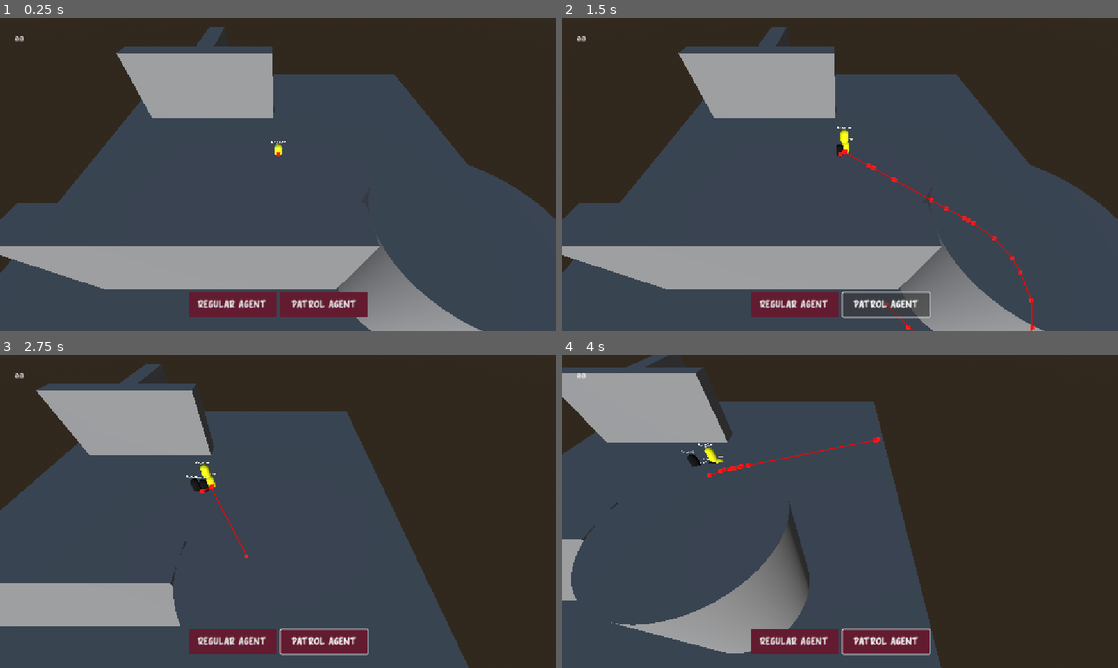
Above: before the commit, frames 1-4 (two rows, left to right).
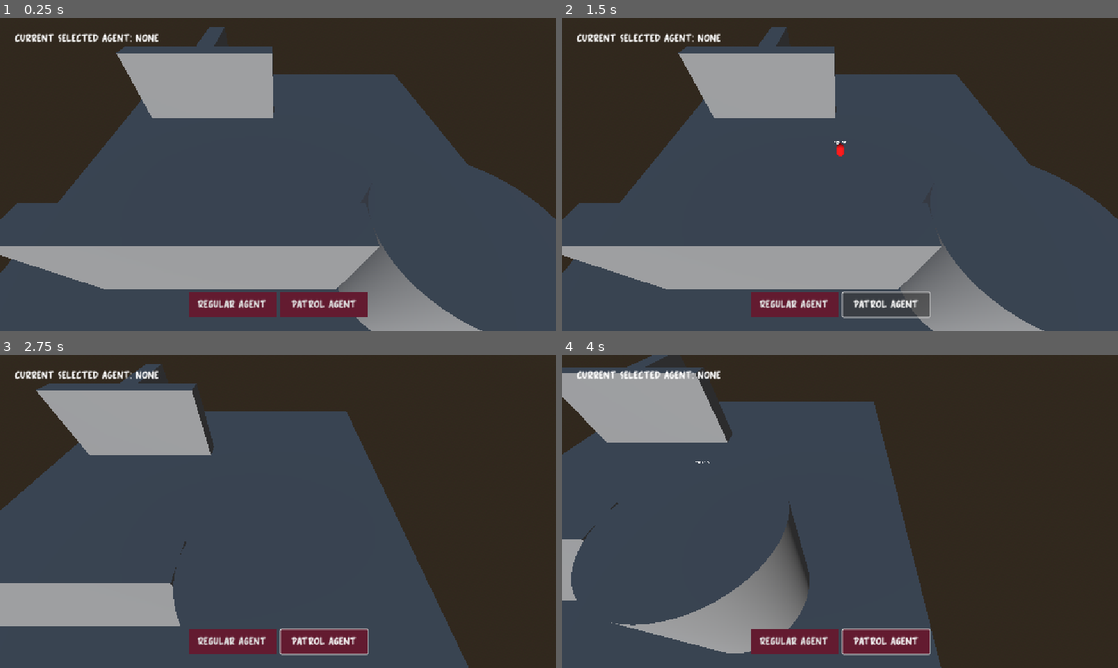
Above: after the commit, the same moments.

Repository: junyi-xie/game-dev-minor
Game: Godot game, scene res://levels/level.tscn
Same seed, same stepped clock (60 frames per second), same inputs: the game is played once before the commit and once after it.
Inputs (mouse positions are in pixels of both pictures, inside the frame that each line leads up to):
- Up to frame 1 (0.25 s): no input
- Up to frame 2 (1.5 s): click "Regular Agent" at 0.5 s; click "Patrol Agent" at 1.25 s
- Up to frame 3 (2.75 s): tap Enter at 2 s; move the mouse to (400, 495) at 2.02 s; hold D from 2.03 s (still down); click (400, 495) at 2.1 s
- Up to frame 4 (4 s): release D at 2.75 s; drag from (728, 527) to (812, 574) at 2.77 s; tap Space at 3.5 s; move the mouse to (895, 442) at 3.52 s; hold D from 3.53 s (still down); tap Q at 3.6 s; click (895, 442) at 3.8 s

The runs differ from the first frame. In frame 1, 0.5% of the frame differs, in the area x 2-52%, y 4-45%; in frame 2, 0.9%, in the area x 2-85%, y 4-100%; in frame 3, 0.8%; in frame 4, 0.8%.

Commit message:
regular agent

Diff:
--- a/making-my-way-downtown/ai/agent.gd
+++ b/making-my-way-downtown/ai/agent.gd
@@ -4,7 +4,8 @@
 @export var speed: int = 10
 @export var acceleration: int = 15
 
-@onready var nav_agent: NavigationAgent3D = $NavigationAgent3D
+@onready var nav_agent: NavigationAgent3D = %NavigationAgent3D
+@onready var label: Label = %Label
 
 
 func _physics_process(_delta: float) -> void:
--- a/making-my-way-downtown/ai/agent.tscn
+++ b/making-my-way-downtown/ai/agent.tscn
@@ -16,11 +16,13 @@
 [node name="CollisionShape3D" type="CollisionShape3D" parent="."]
 
 [node name="NavigationAgent3D" type="NavigationAgent3D" parent="."]
+unique_name_in_owner = true
 
 [node name="SubViewport" type="SubViewport" parent="."]
 transparent_bg = true
 
 [node name="Label" type="Label" parent="SubViewport"]
+unique_name_in_owner = true
 anchors_preset = 5
 anchor_left = 0.5
 anchor_right = 0.5
--- /dev/null
+++ b/making-my-way-downtown/ai/agent/patrol/patrol.gd
@@ -0,0 +1 @@
+extends Agent
--- a/making-my-way-downtown/ai/agent/regular/regular.gd
+++ b/making-my-way-downtown/ai/agent/regular/regular.gd
@@ -15,5 +15,5 @@
 	super._physics_process(delta)
 
 
-func move_agent_to(position: Vector3) -> void:
-	next_position = position
+func move_agent_to(target_position: Vector3) -> void:
+	next_position = target_position
--- a/making-my-way-downtown/ai/agent/regular/regular.tscn
+++ b/making-my-way-downtown/ai/agent/regular/regular.tscn
@@ -4,7 +4,7 @@
 [ext_resource type="Script" uid="uid://ovcm0y34gl1y" path="res://ai/agent/regular/regular.gd" id="2_1tsbc"]
 
 [sub_resource type="StandardMaterial3D" id="StandardMaterial3D_1tsbc"]
-albedo_color = Color(1, 1, 0, 1)
+albedo_color = Color(1, 0, 0, 1)
 
 [sub_resource type="CapsuleMesh" id="CapsuleMesh_1tlj1"]
 material = SubResource("StandardMaterial3D_1tsbc")
--- a/making-my-way-downtown/levels/level.tscn
+++ b/making-my-way-downtown/levels/level.tscn
@@ -1,7 +1,6 @@
-[gd_scene load_steps=18 format=3 uid="uid://bhkss8dem8cvk"]
+[gd_scene load_steps=17 format=3 uid="uid://bhkss8dem8cvk"]
 
 [ext_resource type="Script" uid="uid://dvpaxxajo5ofh" path="res://utilities/camera/camera.gd" id="1_80vhd"]
-[ext_resource type="PackedScene" uid="uid://d0gan53aegwcm" path="res://ai/agent/regular/regular.tscn" id="3_5mrsh"]
 [ext_resource type="PackedScene" uid="uid://dtvjbc418tbdo" path="res://ui/ui.tscn" id="3_cwqvt"]
 
 [sub_resource type="ProceduralSkyMaterial" id="ProceduralSkyMaterial_umreq"]
@@ -63,10 +62,9 @@
 [node name="DirectionalLight3D" type="DirectionalLight3D" parent="."]
 transform = Transform3D(1, 0, 0, 0, 1, 0, 0, 0, 1, 0, 50, 0)
 
-[node name="Camera3D" type="Camera3D" parent="." node_paths=PackedStringArray("agent")]
+[node name="Camera3D" type="Camera3D" parent="."]
 transform = Transform3D(1, 0, 0, 0, 0.642787, 0.766044, 0, -0.766044, 0.642787, 0, 40, 40)
 script = ExtResource("1_80vhd")
-agent = NodePath("../Regular")
 
 [node name="RayCast3D" type="RayCast3D" parent="Camera3D"]
 
@@ -122,7 +120,4 @@
 [node name="CollisionShape3D" type="CollisionShape3D" parent="NavigationRegion3D/MeshInstance3D5/StaticBody3D"]
 shape = SubResource("BoxShape3D_5mrsh")
 
-[node name="Regular" parent="." instance=ExtResource("3_5mrsh")]
-transform = Transform3D(1, 0, 0, 0, 1, 0, 0, 0, 1, 0, 4, 0)
-
 [node name="UI" parent="." instance=ExtResource("3_cwqvt")]
--- a/making-my-way-downtown/project.godot
+++ b/making-my-way-downtown/project.godot
@@ -10,10 +10,14 @@
 
 [application]
 
-config/name="making-my-way-downtown"
+config/name="Making my way downtown"
 run/main_scene="uid://bhkss8dem8cvk"
 config/features=PackedStringArray("4.4", "Forward Plus")
 config/icon="res://icon.svg"
+
+[autoload]
+
+GameManager="*res://utilities/autoload/game_manager.gd"
 
 [display]
 
--- a/making-my-way-downtown/ui/ui.gd
+++ b/making-my-way-downtown/ui/ui.gd
@@ -3,12 +3,35 @@
 const REGULAR_AGENT_SCENE: PackedScene = preload("uid://d0gan53aegwcm")
 const PATROL_AGENT_SCENE: PackedScene = preload("uid://buku4pgku1xip")
 
+@onready var label: Label = %Label
+
+
+func _ready() -> void:
+	GameManager.selected_agent_changed.connect(_on_selected_agent_changed)
+
+
+func _on_selected_agent_changed(agent: Agent) -> void:
+	if agent and agent.label:
+		label.text = "Current selected agent: %s" % agent.label.text
+
+
+func _spawn_agent(agent_scene: PackedScene, label_prefix: String) -> void:
+	var agent: Agent = agent_scene.instantiate()
+
+	var same_type_count: int = 0
+
+	for child in get_parent().get_children():
+		if child is Agent and child.label.text.begins_with(label_prefix):
+			same_type_count += 1
+
+	get_parent().add_child(agent)
+
+	agent.label.text = "%s %d" % [label_prefix, same_type_count + 1]
+
 
 func _on_spawn_regular_agent() -> void:
-	var agent: Agent = REGULAR_AGENT_SCENE.instantiate()
-	add_child(agent)
+	_spawn_agent(REGULAR_AGENT_SCENE, "Regular")
 
 
 func _on_spawn_patrol_agent() -> void:
-	var agent: Agent = PATROL_AGENT_SCENE.instantiate()
-	add_child(agent)
+	_spawn_agent(PATROL_AGENT_SCENE, "Patrol")
--- a/making-my-way-downtown/ui/ui.tscn
+++ b/making-my-way-downtown/ui/ui.tscn
@@ -22,8 +22,10 @@
 layout_mode = 2
 
 [node name="Label" type="Label" parent="MarginContainer/VBoxContainer"]
+unique_name_in_owner = true
 layout_mode = 2
-text = "aa"
+theme = ExtResource("1_ks8t7")
+text = "Current selected agent: None"
 
 [node name="Buttons" type="HBoxContainer" parent="MarginContainer"]
 layout_mode = 2
--- /dev/null
+++ b/making-my-way-downtown/utilities/autoload/game_manager.gd
@@ -0,0 +1,8 @@
+extends Node
+
+signal selected_agent_changed(agent)
+
+var selected_agent: Agent = null:
+	set(value):
+		selected_agent = value
+		selected_agent_changed.emit(selected_agent)
--- a/making-my-way-downtown/utilities/camera/camera.gd
+++ b/making-my-way-downtown/utilities/camera/camera.gd
@@ -1,22 +1,26 @@
 extends FreeLookCamera
-
-@export var agent: Agent
 
 @onready var ray_cast_3d: RayCast3D = $RayCast3D
 
 
 func _process(delta: float) -> void:
-	_move_regular_agent()
+	if Input.is_action_just_pressed("left_click"):
+		_handle_left_click()
 
 	super._process(delta)
 
 
-func _move_regular_agent() -> void:
-	if Input.is_action_just_pressed("left_click"):
-		_mouse_position = get_viewport().get_mouse_position()
-		ray_cast_3d.target_position = project_local_ray_normal(_mouse_position) * 100
-		ray_cast_3d.force_raycast_update()
+func _handle_left_click() -> void:
+	_mouse_position = get_viewport().get_mouse_position()
+	ray_cast_3d.target_position = project_local_ray_normal(_mouse_position) * 100
+	ray_cast_3d.force_raycast_update()
 
-		if ray_cast_3d.is_colliding():
-			var position: Vector3 = ray_cast_3d.get_collision_point()
-			agent.move_agent_to(position)
+	if ray_cast_3d.is_colliding():
+		var collider: Node = ray_cast_3d.get_collider()
+
+		if collider is Agent:
+			GameManager.selected_agent = collider
+
+		elif GameManager.selected_agent != null:
+			var destination: Vector3 = ray_cast_3d.get_collision_point()
+			GameManager.selected_agent.move_agent_to(destination)
Not shown, added: making-my-way-downtown/ai/agent/patrol/patrol.gd.uid
Not shown, added: making-my-way-downtown/utilities/autoload/game_manager.gd.uid
